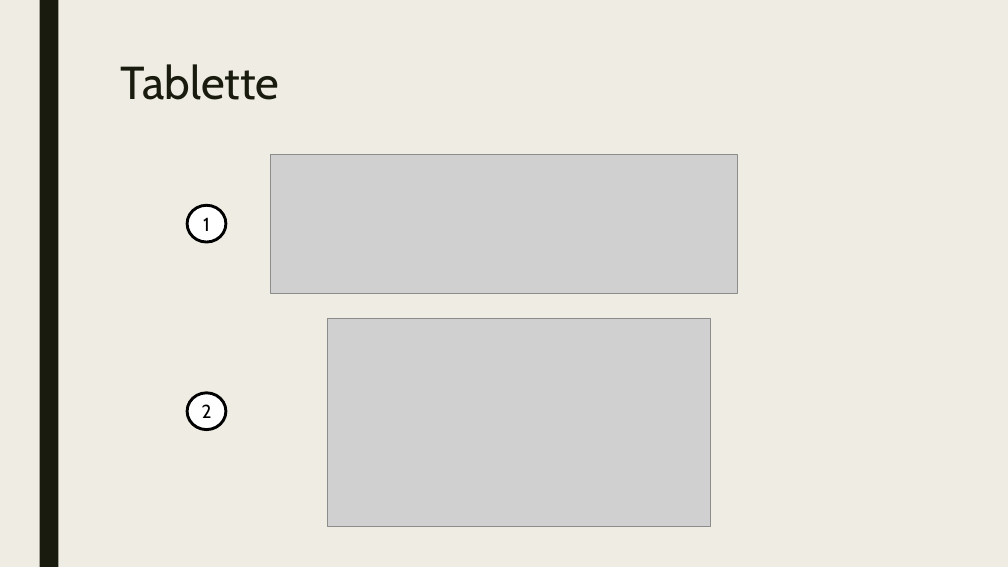
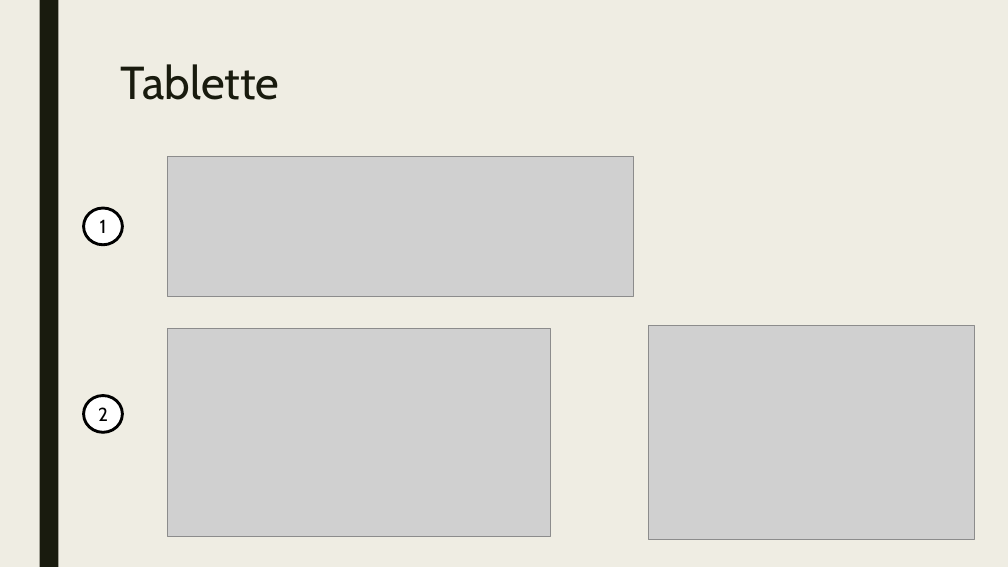
Before and after one commit to elie972/Reconnaissance-aliment-frigo-projet-de-fin-d-ann-e-, a slide deck: slide 17 of Analyse ton Frigo !.pptx (slide 15 before the commit). Drawn at 1008x567 pixels with LibreOffice and Linux fonts; fonts in the diff are those of the drawing; grey boxes stand for pictures. Boxes give left, top, right and bottom in pixels: in the first picture for what was removed or moved away, otherwise in the second. Text is boxed around its words. In the diff, an @@ line names an element or a change of style, - is before the commit and + after.

```diff
--- a/Analyse ton Frigo !.pptx
+++ b/Analyse ton Frigo !.pptx
@@ picture: place and size @@
-picture at <box>271,154,738,293</box>
+picture at <box>167,157,634,296</box>
@@ ellipse "1": place and size @@
-ellipse "1" at <box>188,206,226,243</box>
+ellipse "1" at <box>84,208,123,245</box>
@@ picture: place and size @@
-picture at <box>327,319,711,526</box>
+picture at <box>167,329,551,536</box>
@@ picture added at <box>649,325,975,539</box> @@
@@ ellipse "2": place and size @@
-ellipse "2" at <box>188,393,226,430</box>
+ellipse "2" at <box>84,395,123,433</box>
```
Also in this commit, not shown: 5 other slides changed, 2 slides added.
